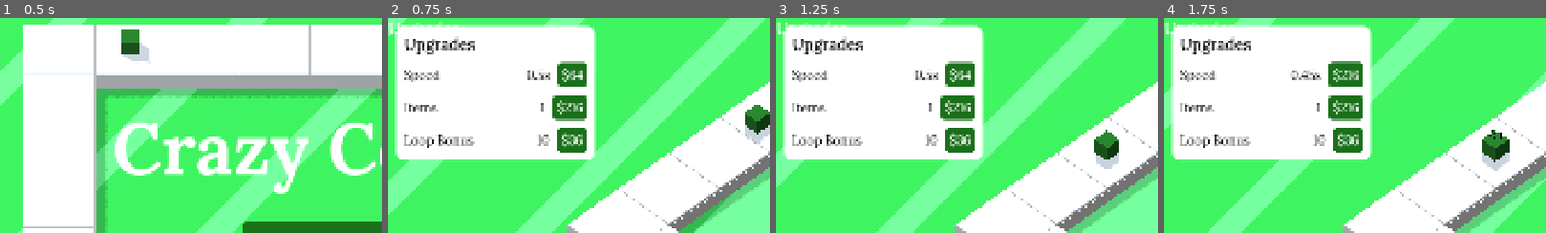
Above: before the commit, frames 1-4 (left to right).
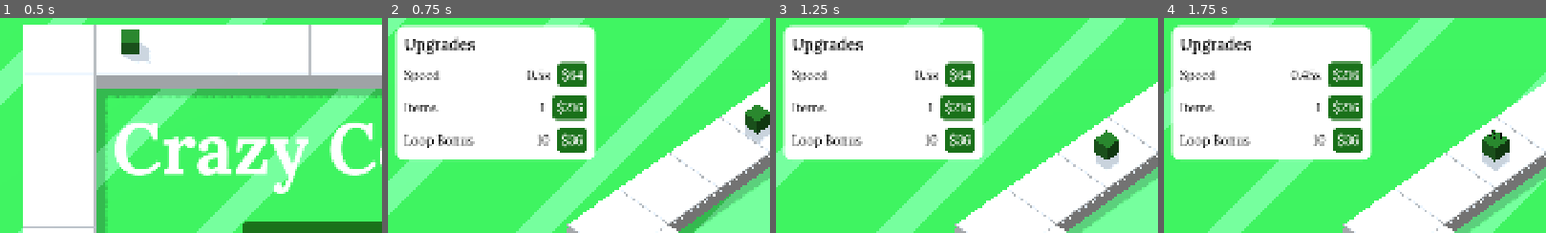
Above: after the commit, the same moments.

Repository: billyhawkes/crazy-conveyer
Game: Godot game, scene res://scenes/main_menu.tscn
The game is run twice, just before and just after one commit, with the same random seed, the same clock (stepped at 60 frames per second) and the same inputs.
Inputs:
- Up to frame 1 (0.5 s): no input
- Up to frame 2 (0.75 s): click "New Game" at 0.5 s
- Up to frame 3 (1.25 s): no input
- Up to frame 4 (1.75 s): click "$64" at 1.25 s
The pictures show only the part of the screen within x 0-50%, y 0-50%; the shares and areas given below are measured in that part.

Frame 1 is identical in both runs. In frame 2, 0.3% of the frame differs, in the area x 0-19%, y 0-8%; in frame 3, 0.3%; in frame 4, 0.3%.

Commit message:
feat: sound effects

Diff:
--- a/audio/audio.gd
+++ b/audio/audio.gd
@@ -1,6 +1,9 @@
 extends Node
 
 @onready var music: AudioStreamPlayer = $Music
+const PROCESS = preload("uid://bb7aqxv6m0sku")
+const CLICK = preload("uid://b1qlosepkvlx7")
+const TRACK = preload("uid://w4i7lgxmj0bb")
 
 func _ready() -> void:
 	_set_music_speed(Globals.levels.speed)
@@ -9,3 +12,18 @@
 
 func _set_music_speed(speed: int):
 	music.pitch_scale = 1 + ((speed - 1) * 0.01)
+
+func play_process() -> void:
+	play_audio(PROCESS)
+
+func play_click() -> void:
+	play_audio(CLICK)
+
+func play_track() -> void:
+	play_audio(TRACK)
+
+func play_audio(audio: AudioStream) -> void:
+	var new_track = AudioStreamPlayer.new()
+	new_track.stream = audio
+	add_child(new_track)
+	new_track.play()
--- a/scenes/game.tscn
+++ b/scenes/game.tscn
@@ -210,12 +210,6 @@
 mesh = SubResource("PlaneMesh_lnu2h")
 script = ExtResource("6_p57ef")
 
-[node name="Title" type="Label" parent="Floor"]
-size_flags_horizontal = 3
-theme_override_fonts/font = SubResource("FontVariation_p57ef")
-theme_override_font_sizes/font_size = 40
-text = "Upgrades"
-
 [node name="WorldEnvironment" type="WorldEnvironment" parent="."]
 environment = SubResource("Environment_e2o6t")
 
--- a/scenes/hud.gd
+++ b/scenes/hud.gd
@@ -45,6 +45,7 @@
 	money_label.text = str("$", Globals.money)
 
 func _on_speed_button_pressed() -> void:
+	Audio.play_click()
 	var cost = Globals.get_upgrade_cost().speed
 	if Globals.money >= cost:
 		Globals.money -= cost
@@ -54,6 +55,7 @@
 		render_ui()
 
 func _on_items_button_pressed() -> void:
+	Audio.play_click()
 	var cost = Globals.get_upgrade_cost().items
 	if Globals.money >= cost:
 		Globals.money -= cost
@@ -63,6 +65,7 @@
 		render_ui()
 
 func _on_loop_button_pressed() -> void:
+	Audio.play_click()
 	var cost = Globals.get_upgrade_cost().loop
 	if Globals.money >= cost:
 		Globals.money -= cost
@@ -72,9 +75,11 @@
 
 
 func _on_exit_button_pressed() -> void:
+	Audio.play_click()
 	get_tree().change_scene_to_file("res://scenes/main_menu.tscn")
 
 func _on_prestige_button_pressed() -> void:
+	Audio.play_click()
 	if Globals.levels.items >= 6:
 		Globals.prestige_items += Globals.levels.items
 		Globals.reset()
--- a/scenes/item.gd
+++ b/scenes/item.gd
@@ -36,6 +36,7 @@
 
 func update_track(new_track: Track) -> void:
 	state = State.Moving
+	Audio.play_track()
 	var tween = get_tree().create_tween()
 	tween.tween_property(self, "position", new_track.global_position, Globals.get_value().speed).set_trans(Tween.TRANS_SINE)
 	tween.tween_callback(process_item).set_delay(Globals.get_value().speed)
@@ -44,6 +45,7 @@
 func process_item() -> void:
 	var processing = current_track.get_value()
 	if game_enabled:
+		Audio.play_process()
 		var processing_value = processing.value + Globals.prestige_items
 		Globals.money += processing_value
 		Events.items.processed.emit(processing_value)
--- a/scenes/main_menu.gd
+++ b/scenes/main_menu.gd
@@ -9,13 +9,16 @@
 		continue_button.visible = false
 
 func _on_quit_button_pressed() -> void:
+	Audio.play_click()
 	get_tree().quit()
 
 
 func _on_continue_button_pressed() -> void:
+	Audio.play_click()
 	get_tree().change_scene_to_file("res://scenes/game.tscn")
 
 
 func _on_new_button_pressed() -> void:
+	Audio.play_click()
 	Globals.clear_save()
 	get_tree().change_scene_to_file("res://scenes/game.tscn")
--- a/scenes/track.gd
+++ b/scenes/track.gd
@@ -83,6 +83,7 @@
 
 func _input_event(camera: Camera3D, event: InputEvent, event_position: Vector3, normal: Vector3, shape_idx: int) -> void:
 	if event.is_action_pressed("press"):
+		Audio.play_click()
 		close_all()
 		active = true
 		upgrade_menu.visible = true
@@ -99,10 +100,12 @@
 
 
 func _on_close_button_pressed() -> void:
+	Audio.play_click()
 	active = false
 	upgrade_menu.visible = false
 
 func _on_speed_button_pressed() -> void:
+	Audio.play_click()
 	var cost = get_upgrade_cost().speed
 	if Globals.money >= cost:
 		Globals.money -= cost
@@ -111,6 +114,7 @@
 		render_ui()
 
 func _on_value_button_pressed() -> void:
+	Audio.play_click()
 	var cost = get_upgrade_cost().value
 	if Globals.money >= cost:
 		Globals.money -= cost
@@ -137,5 +141,5 @@
 func close_all() -> void:
 	var other_tracks = get_parent().get_children()
 	for track in other_tracks:
-		track._on_close_button_pressed()
+		track.upgrade_menu.visible = false
 		track.active = false
Not shown, added: audio/click.wav.import
Not shown, added: audio/process.wav.import
Not shown, added: audio/track.wav.import
Not shown, added: .DS_Store
Not shown, changed: README.md
Not shown, added: audio/.DS_Store
Not shown, added: audio/audacity/click.aup3
Not shown, added: audio/audacity/click.aup3-shm
Not shown, added: audio/audacity/click.aup3-wal
Not shown, added: audio/audacity/process.aup3
Not shown, added: audio/audacity/process.aup3-shm
Not shown, added: audio/audacity/process.aup3-wal
(and 6 more such lines)
